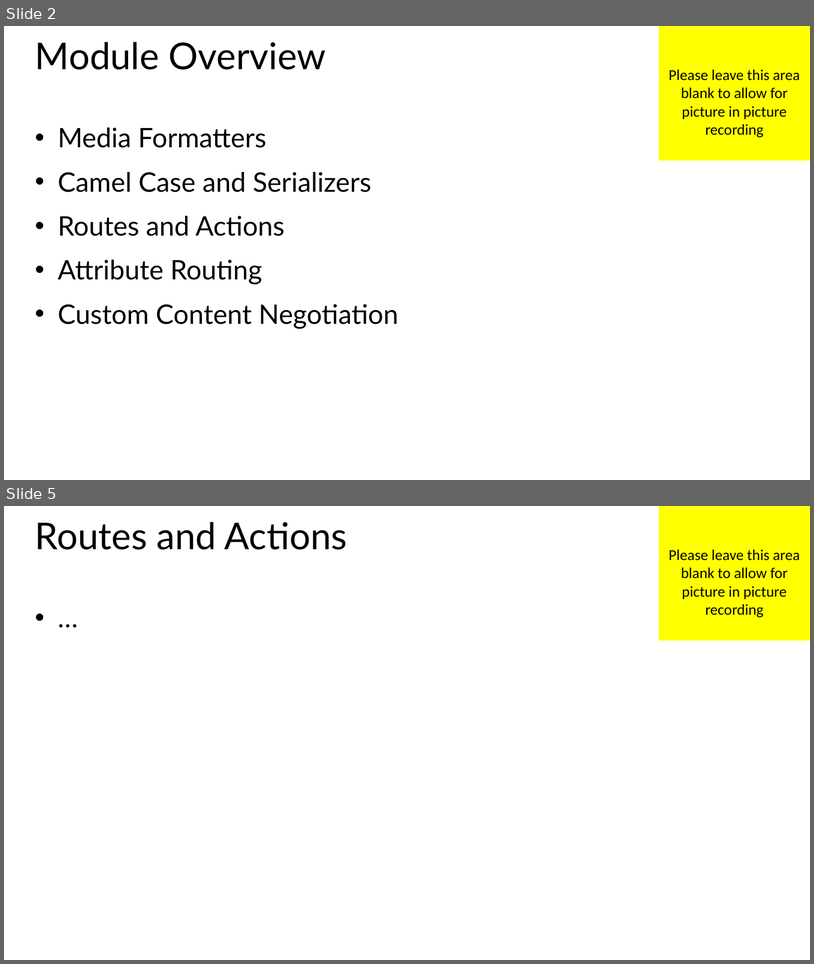
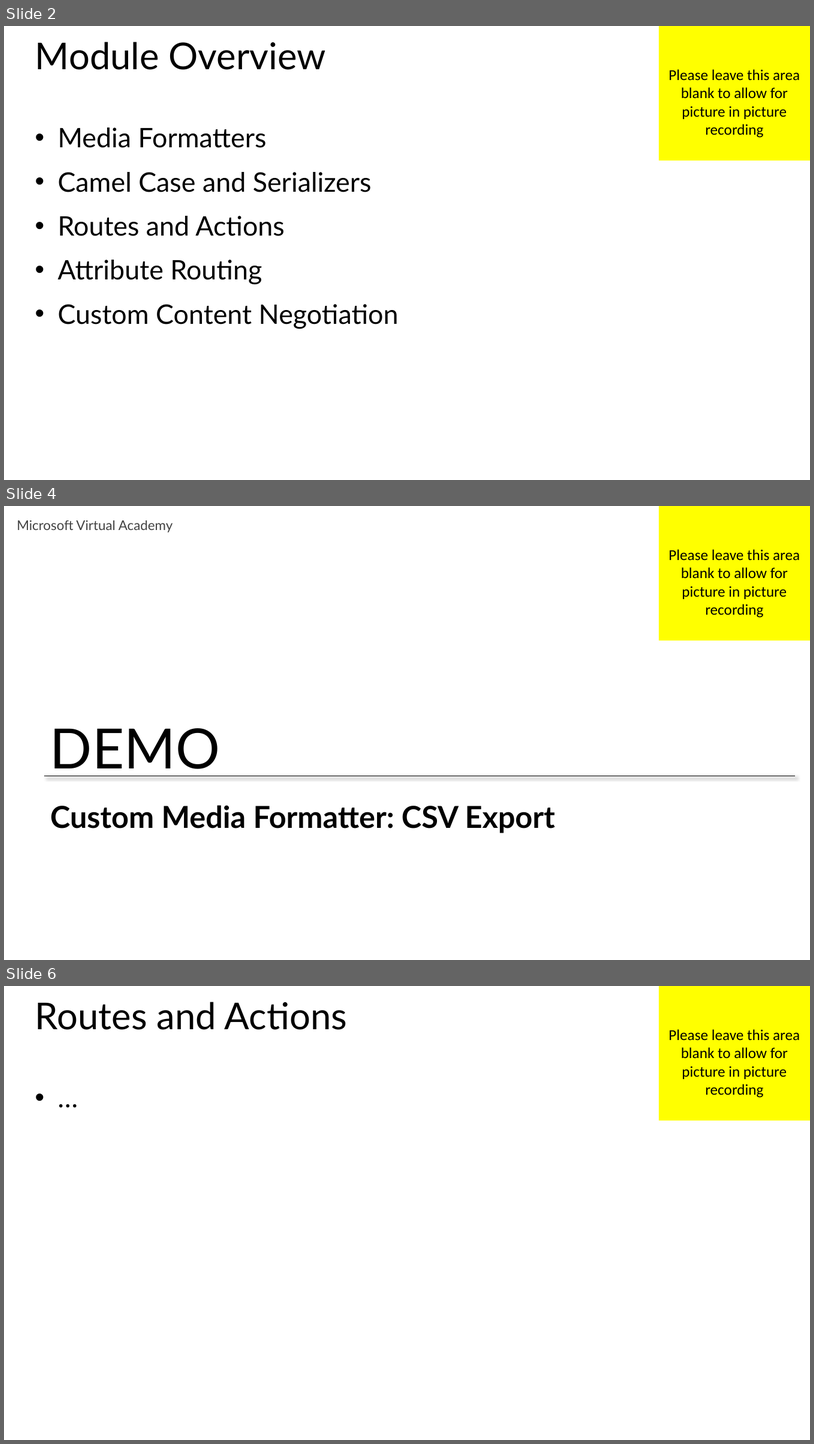
Before and after one commit to HydAu/GeekTrainer_WebAPI, a slide deck: Slides/Module 3 - Web API Configuration.pptx. Shown one above the other, each under a label of ours: slides 2 and 5 before the commit, slides 2, 4 and 6 after it; the slides between them are not shown. The pictures are 814x964 and 814x1444 pixels, drawn with LibreOffice and Linux fonts; fonts in the diff are those of the drawing. Boxes give left, top, right and bottom in pixels: in the first picture for what was removed or moved away, otherwise in the second. Text is boxed around its words. In the diff, an @@ line names an element or a change of style, - is before the commit and + after.

```diff
--- a/Slides/Module 3 - Web API Configuration.pptx
+++ b/Slides/Module 3 - Web API Configuration.pptx
@@ slide 4 added at (x1=4, y1=506, x2=810, y2=960), background #FFFFFF @@
@@ text added at (x1=17, y1=520, x2=173, y2=532), 16 pt, text #404040 @@
+Microsoft Virtual Academy
@@ rectangle added at (x1=659, y1=506, x2=810, y2=640), fill #FFFF00, 18 pt, text #000000 @@
+Please leave this area blank to allow for picture in picture recording
@@ text added at (x1=50, y1=728, x2=220, y2=776), 66 pt, text #000000 @@
+DEMO
@@ line added from (45, 776) to (796, 776), #000000 0.75 pt @@
@@ title added at (x1=50, y1=805, x2=555, y2=833), 36 pt, text #000000, bold @@
+Custom Media Formatter: CSV Export
@@ what was slide 5 is now slide 6 @@
```
Also in this commit, not shown: 2 slides changed, 4 other files.
